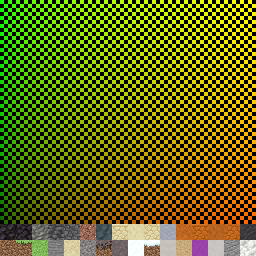
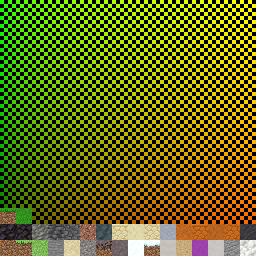
Layers edited between the first and the second 256x256 image:
painted on "blocks" over (0, 208, 32, 224)
